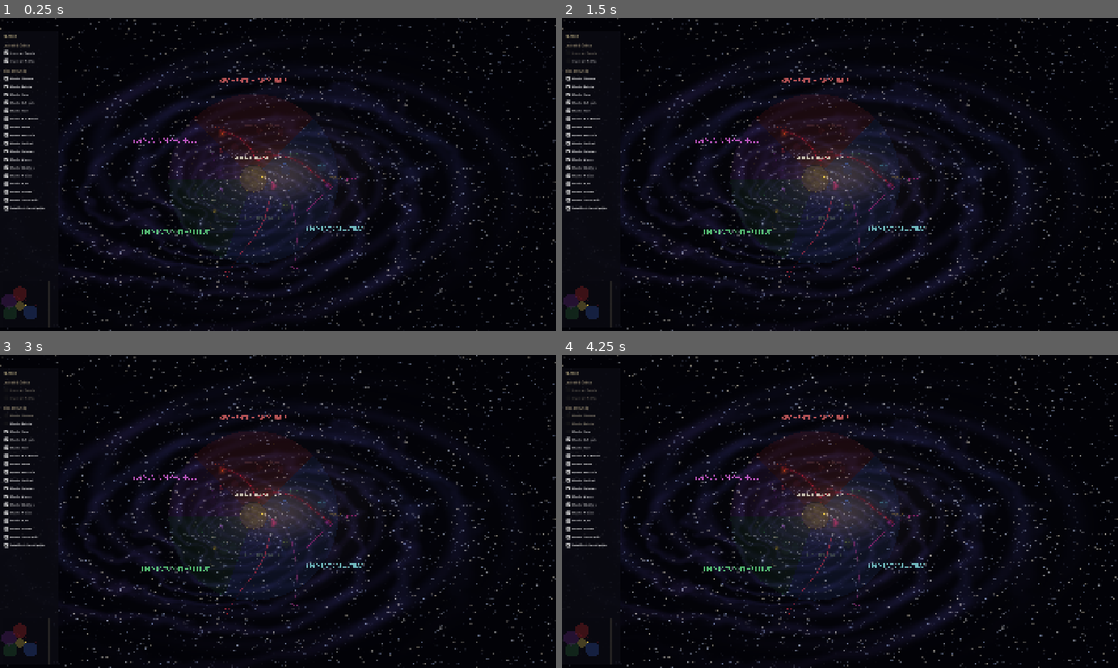
Above: before the commit, frames 1-4 (two rows, left to right).
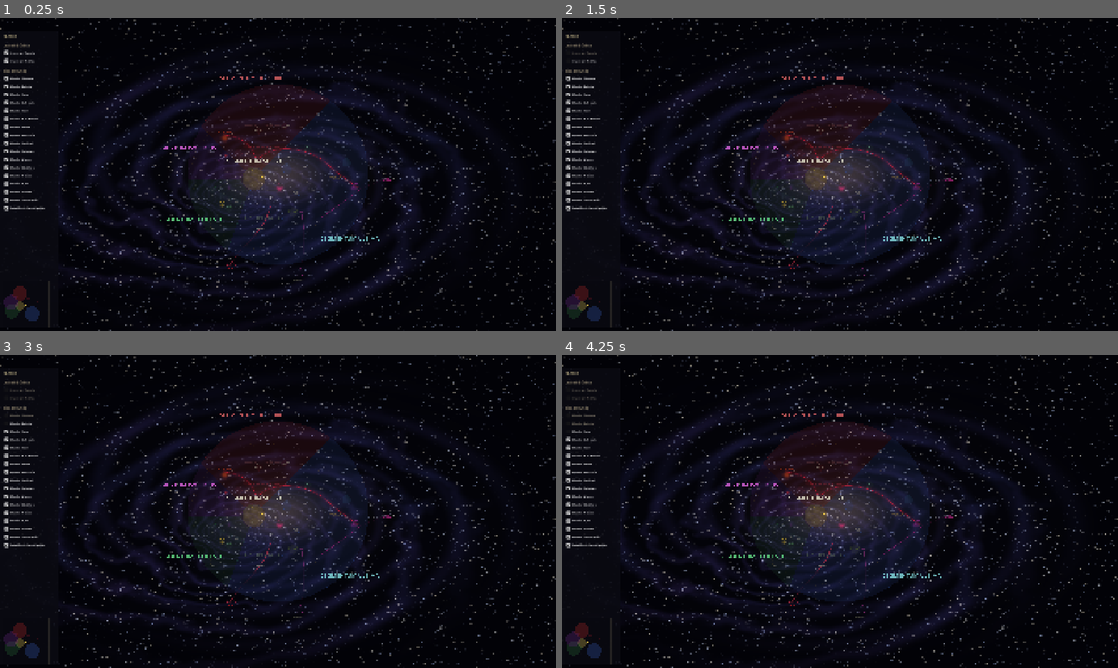
Above: after the commit, the same moments.

Repository: TomiParis/Warhammer-tomi
Game: Godot game, scene res://scenes/galaxy_map.tscn
The game is run twice, just before and just after one commit, with the same random seed, the same clock (stepped at 60 frames per second) and the same inputs.
Inputs:
- Up to frame 1 (0.25 s): no input
- Up to frame 2 (1.5 s): click "Imperium Sanctus" at 0.5 s; click "Imperium Nihilus" at 1.25 s
- Up to frame 3 (3 s): click "Mundo Colmena" at 2 s; click "Mundo Agrícola" at 2.75 s
- Up to frame 4 (4.25 s): click "Mundo Forja" at 3.5 s

The runs differ from the first frame. In frame 1, 1.3% of the frame differs, in the area x 0-71%, y 18-97%; in frame 2, 1.3%; in frame 3, 1.3%; in frame 4, 1.3%.

Commit message:
Fix: Segmentae extienden hasta el borde real del disco galáctico
- Segmentae ahora llegan al borde del disco en cada dirección usando
  intersección rayo-círculo (_terra_to_disc_edge)
- Ultima se extiende mucho más al este (disco edge ~6100 desde Terra)
- Pacificus es más corto al oeste (disco edge ~3500 desde Terra)
- Sectores usan radio variable según su dirección angular
- Labels de segmentae posicionados fuera del borde real
- Disco galáctico usa GALAXY_DISC_RADIUS constante

Co-Authored-By: Claude Opus 4.6 (1M context) <noreply@anthropic.com>

Diff:
--- a/scripts/galaxy_map/galaxy_data_provider.gd
+++ b/scripts/galaxy_map/galaxy_data_provider.gd
@@ -5,15 +5,11 @@
 class_name GalaxyDataProvider
 
 # Espacio total de la galaxia
-const GALAXY_RADIUS: float = 4500.0
-const SOLAR_RADIUS: float = 700.0 # Solar es pequeño (~5% del área)
-
-# Terra NO está en el centro galáctico. Está desplazada al oeste.
-# El centro galáctico real está a ~30% del radio, dirección map ~100° (este-sureste)
-# Invertimos: Terra está desplazada DESDE el centro galáctico
-# map 100° desde centro → godot deg_to_rad(100-90)=deg_to_rad(10) → esa es la dir del centro desde Terra
-# Entonces Terra está en la dirección OPUESTA: deg_to_rad(10+180)=deg_to_rad(190)
-const TERRA_OFFSET: Vector2 = Vector2(-1300.0, 230.0) # Terra al oeste del centro galáctico
+const GALAXY_DISC_RADIUS: float = 4800.0 # Radio del disco galáctico desde el centro galáctico (0,0)
+const SOLAR_RADIUS: float = 600.0 # Radio del Segmentum Solar alrededor de Terra
+
+# Terra desplazada al oeste del centro galáctico (~26,000 ly en la realidad)
+const TERRA_OFFSET: Vector2 = Vector2(-1300.0, 230.0)
 
 # Rangos angulares CANÓNICOS de cada segmentum (en grados Godot, NO grados del mapa)
 # Conversión: godot_deg = map_deg - 90
@@ -90,10 +86,24 @@
 
 func _map_to_world(map_degrees: float, radius_fraction: float) -> Vector2:
 	# Las coordenadas del mapa canónico son relativas a Terra
-	# Desplazamos para que el centro del espacio sea el centro galáctico real
+	# radius_fraction: 0=Terra, 1=borde del disco galáctico en esa dirección
 	var godot_rad: float = deg_to_rad(map_degrees - 90.0)
-	var pos_from_terra: Vector2 = Vector2(cos(godot_rad), sin(godot_rad)) * (radius_fraction * GALAXY_RADIUS)
+	var max_dist: float = _terra_to_disc_edge(godot_rad)
+	var pos_from_terra: Vector2 = Vector2(cos(godot_rad), sin(godot_rad)) * (radius_fraction * max_dist)
 	return TERRA_OFFSET + pos_from_terra
+
+# Calcula la distancia desde Terra al borde del disco galáctico en un ángulo dado
+# Intersección rayo-círculo: rayo desde TERRA_OFFSET en dirección angle_rad
+# con el círculo de radio GALAXY_DISC_RADIUS centrado en (0,0)
+func _terra_to_disc_edge(angle_rad: float) -> float:
+	var dir: Vector2 = Vector2(cos(angle_rad), sin(angle_rad))
+	var p_dot_d: float = TERRA_OFFSET.dot(dir)
+	var p_sq: float = TERRA_OFFSET.length_squared()
+	var r_sq: float = GALAXY_DISC_RADIUS * GALAXY_DISC_RADIUS
+	var discriminant: float = p_dot_d * p_dot_d - p_sq + r_sq
+	if discriminant < 0.0:
+		return 3000.0 # Fallback
+	return -p_dot_d + sqrt(discriminant)
 
 # =============================================================================
 # PUNTO DE ENTRADA
@@ -131,49 +141,49 @@
 # =============================================================================
 
 func _build_segmentum_polygons() -> void:
-	# Los segmentae son regiones centradas en TERRA (no en el centro galáctico)
-	# Los polígonos se construyen alrededor de TERRA_OFFSET
-
-	# Solar: círculo central pequeño alrededor de Terra
+	# Solar: círculo central alrededor de Terra
 	var solar_pts: PackedVector2Array = PackedVector2Array()
 	for i: int in 32:
 		var angle: float = (float(i) / 32.0) * TAU
 		solar_pts.append(TERRA_OFFSET + Vector2(cos(angle), sin(angle)) * SOLAR_RADIUS)
 	segmentum_polygons["solar"] = solar_pts
 	segmentum_centers["solar"] = TERRA_OFFSET
-	segmentum_label_pos["solar"] = TERRA_OFFSET + Vector2(0.0, -SOLAR_RADIUS - 300.0)
-
-	# Segmentae exteriores con tamaños CANÓNICOS, centrados en Terra
+	segmentum_label_pos["solar"] = TERRA_OFFSET + Vector2(0.0, -SOLAR_RADIUS - 250.0)
+
+	# Segmentae exteriores: desde SOLAR_RADIUS hasta el BORDE DEL DISCO GALÁCTICO
+	# El radio exterior VARÍA según la dirección (porque Terra no está en el centro)
 	for seg_key: String in SEG_ARCS:
 		var arc_data: Dictionary = SEG_ARCS[seg_key]
 		var a_start: float = deg_to_rad(float(arc_data["start"]))
 		var a_end: float = deg_to_rad(float(arc_data["end"]))
 
 		var pts: PackedVector2Array = PackedVector2Array()
-		var steps: int = 24
-
-		# Arco exterior (centrado en Terra)
+		var steps: int = 32
+
+		# Arco exterior: sigue el borde del disco galáctico (radio variable)
 		for i: int in steps + 1:
 			var t: float = float(i) / float(steps)
 			var angle: float = lerpf(a_start, a_end, t)
-			pts.append(TERRA_OFFSET + Vector2(cos(angle), sin(angle)) * GALAXY_RADIUS)
-
-		# Arco interior (reverse)
+			var edge_dist: float = _terra_to_disc_edge(angle)
+			pts.append(TERRA_OFFSET + Vector2(cos(angle), sin(angle)) * edge_dist)
+
+		# Arco interior: borde del Solar (radio fijo)
 		for i: int in range(steps, -1, -1):
 			var t: float = float(i) / float(steps)
 			var angle: float = lerpf(a_start, a_end, t)
-			pts.append(TERRA_OFFSET + Vector2(cos(angle), sin(angle)) * SOLAR_RADIUS * 1.1)
+			pts.append(TERRA_OFFSET + Vector2(cos(angle), sin(angle)) * SOLAR_RADIUS * 1.05)
 
 		segmentum_polygons[seg_key] = pts
 
-		# Centro del arco
+		# Centro del arco (a mitad de camino entre Solar y borde del disco)
 		var mid_angle: float = (a_start + a_end) / 2.0
-		var mid_radius: float = (SOLAR_RADIUS + GALAXY_RADIUS) / 2.0
+		var mid_edge: float = _terra_to_disc_edge(mid_angle)
+		var mid_radius: float = (SOLAR_RADIUS + mid_edge) / 2.0
 		segmentum_centers[seg_key] = TERRA_OFFSET + Vector2(cos(mid_angle), sin(mid_angle)) * mid_radius
 
-		# Label FUERA del disco
-		var label_radius: float = GALAXY_RADIUS + 600.0
-		segmentum_label_pos[seg_key] = TERRA_OFFSET + Vector2(cos(mid_angle), sin(mid_angle)) * label_radius
+		# Label FUERA del disco en esa dirección
+		var label_dist: float = mid_edge + 400.0
+		segmentum_label_pos[seg_key] = TERRA_OFFSET + Vector2(cos(mid_angle), sin(mid_angle)) * label_dist
 
 # =============================================================================
 # GRAN GRIETA — Trayectoria canónica
@@ -238,7 +248,8 @@
 				var dist: float = 350.0 + _rng.randf_range(-50.0, 80.0)
 				sector_positions[full_key] = TERRA_OFFSET + Vector2(cos(angle), sin(angle)) * dist
 			else:
-				# Segmentae exteriores: dentro de su arco angular canónico, desde Terra
+				# Segmentae exteriores: distribuir dentro de su arco angular
+				# El radio máximo VARÍA según la dirección (disco asimétrico desde Terra)
 				var arc: Dictionary = SEG_ARCS[seg_key]
 				var a_start_deg: float = float(arc["start"])
 				var a_end_deg: float = float(arc["end"])
@@ -251,9 +262,11 @@
 				var angle_deg: float = lerpf(usable_start, usable_end, t) + _rng.randf_range(-3.0, 3.0)
 				var angle_rad: float = deg_to_rad(angle_deg)
 
-				var inner: float = SOLAR_RADIUS * 1.4
-				var outer: float = GALAXY_RADIUS * 0.82
-				var dist: float = lerpf(inner, outer, 0.25 + t * 0.5) + _rng.randf_range(-150.0, 150.0)
+				# Radio variable: desde Solar hasta 80% del borde del disco en esa dirección
+				var edge_dist: float = _terra_to_disc_edge(angle_rad)
+				var inner: float = SOLAR_RADIUS * 1.3
+				var outer: float = edge_dist * 0.80
+				var dist: float = lerpf(inner, outer, 0.2 + t * 0.55) + _rng.randf_range(-100.0, 100.0)
 
 				sector_positions[full_key] = TERRA_OFFSET + Vector2(cos(angle_rad), sin(angle_rad)) * dist
 
--- a/scripts/galaxy_map/galaxy_renderer.gd
+++ b/scripts/galaxy_map/galaxy_renderer.gd
@@ -291,18 +291,18 @@
 
 func _draw_galaxy_disc() -> void:
 	# Disco galáctico centrado en el CENTRO GALÁCTICO REAL (Vector2.ZERO)
-	# No en Terra (que está desplazada al oeste)
+	var disc_r: float = GalaxyDataProvider.GALAXY_DISC_RADIUS
 	var steps: int = 64
 	var pts: PackedVector2Array = PackedVector2Array()
 	for i: int in steps:
 		var angle: float = (float(i) / float(steps)) * TAU
-		pts.append(Vector2(cos(angle) * 4800.0, sin(angle) * 4800.0))
-	draw_colored_polygon(pts, Color(0.08, 0.07, 0.12, 0.15))
+		pts.append(Vector2(cos(angle) * disc_r, sin(angle) * disc_r))
+	draw_colored_polygon(pts, Color(0.06, 0.05, 0.10, 0.12))
 
 	# Marca del centro galáctico real
-	draw_circle(Vector2.ZERO, 30.0, Color(0.3, 0.2, 0.1, 0.25))
-	draw_circle(Vector2.ZERO, 10.0, Color(0.4, 0.3, 0.15, 0.4))
-	_draw_label(Vector2(0.0, 60.0), "CENTRO GALÁCTICO", Color(0.4, 0.3, 0.15, 0.3), 60)
+	draw_circle(Vector2.ZERO, 50.0, Color(0.3, 0.2, 0.1, 0.2))
+	draw_circle(Vector2.ZERO, 18.0, Color(0.4, 0.3, 0.15, 0.35))
+	_draw_label(Vector2(0.0, 80.0), "CENTRO GALÁCTICO", Color(0.4, 0.3, 0.15, 0.25), 70)
 
 func _draw_rift() -> void:
 	if _dp.rift_points.size() < 2:
